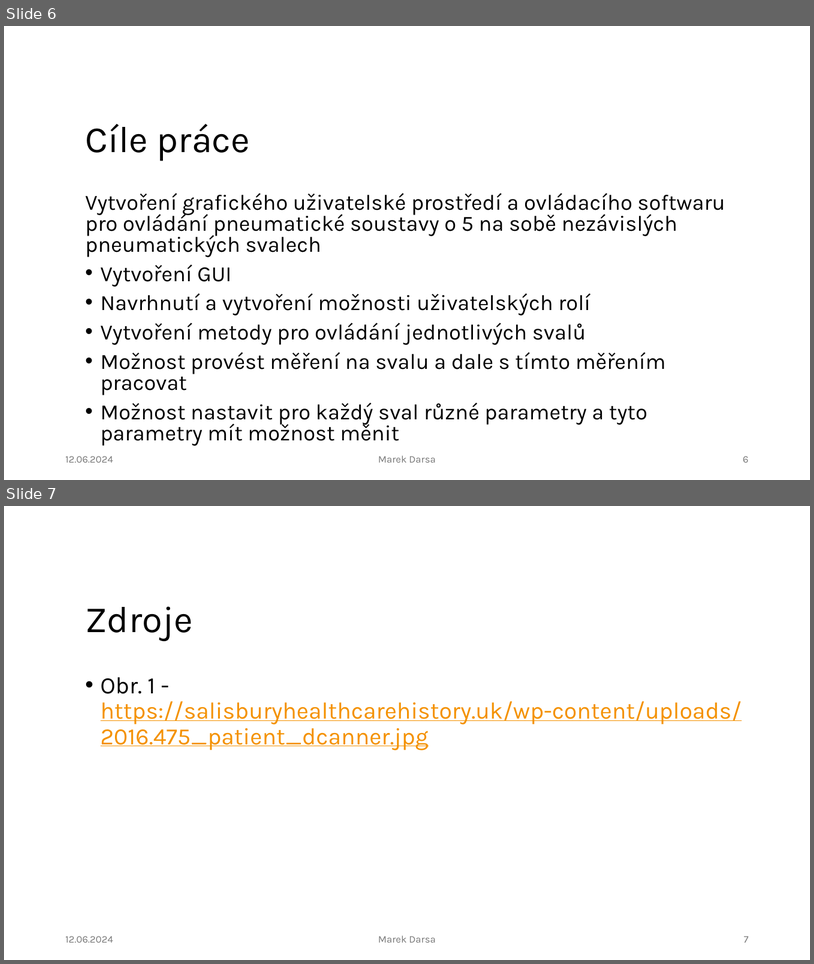
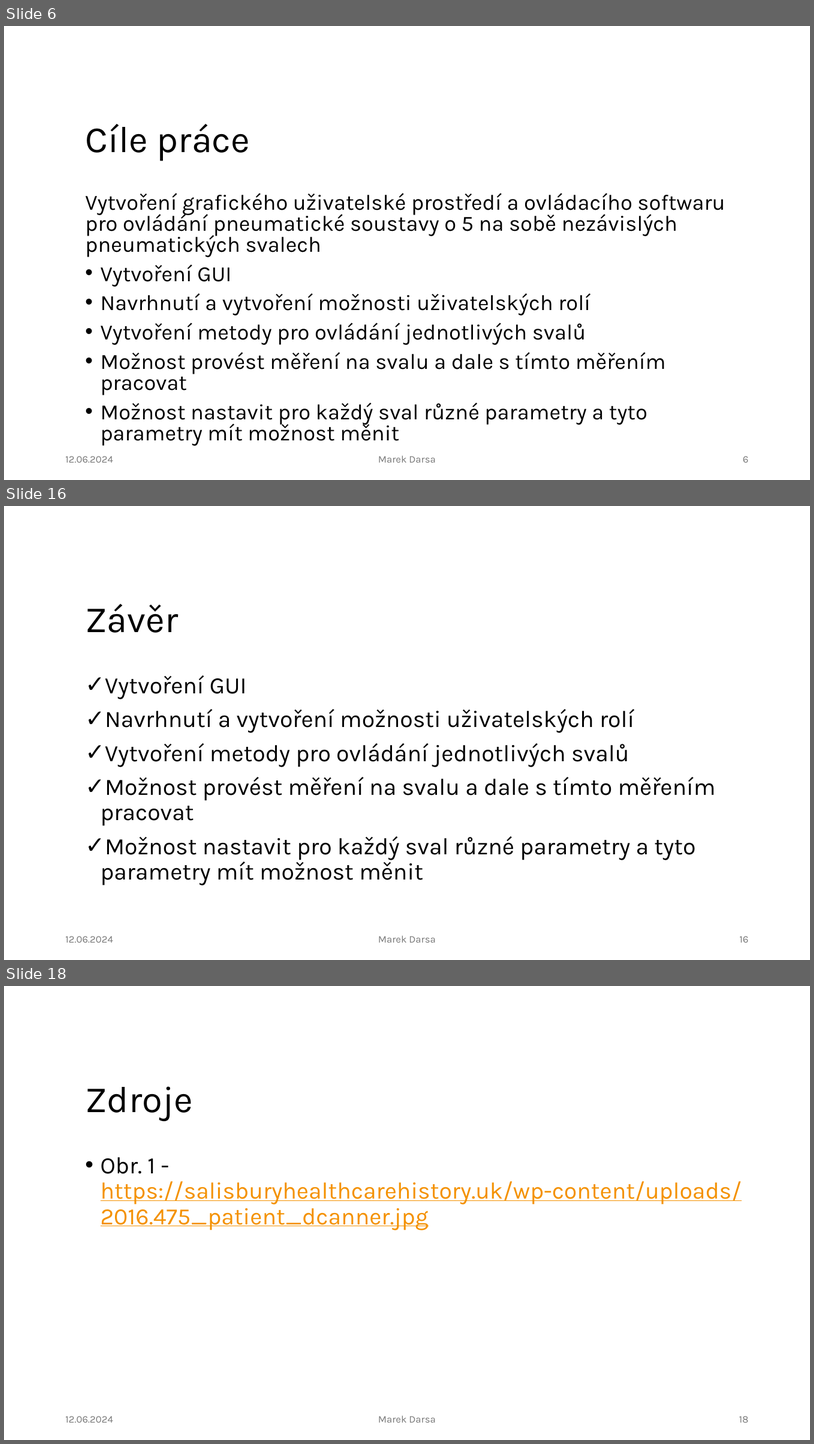
Before and after one commit to IronKnee22/Bakalarka, a slide deck: N_Obhajoba_darsamar.pptx. Shown one above the other, each under a label of ours: slides 6 and 7 before the commit, slides 6, 16 and 18 after it; the slides between them are not shown. The pictures are 814x964 and 814x1444 pixels, drawn with LibreOffice and Linux fonts; fonts in the diff are those of the drawing; background and template pictures are left out. Boxes give left, top, right and bottom in pixels: in the first picture for what was removed or moved away, otherwise in the second. Text is boxed around its words. In the diff, an @@ line names an element or a change of style, - is before the commit and + after.

```diff
--- a/N_Obhajoba_darsamar.pptx
+++ b/N_Obhajoba_darsamar.pptx
@@ slide 16 added at [4, 506, 810, 960], background #FFFFFF @@
@@ title added at [85, 604, 178, 633], 44 pt, text #000000 @@
+Závěr
@@ text added at [101, 675, 716, 885], 28 pt, text #000000 @@
+✓ Vytvoření GUI
+✓ Navrhnutí a vytvoření možnosti uživatelských rolí
+✓ Vytvoření metody pro ovládání jednotlivých svalů
+✓ Možnost provést měření na svalu a dale s tímto měřením pracovat
+✓ Možnost nastavit pro každý sval různé parametry a tyto parametry mít možnost měnit
@@ text added at [65, 936, 113, 942], 12 pt, text #797979 @@
+12.06.2024
@@ text added at [378, 935, 435, 942], 12 pt, text #797979 @@
+Marek Darsa
@@ page number added at [740, 936, 749, 942], 12 pt, text #797979 @@
+16
@@ what was slide 7 is now slide 18 @@
@@ page number at [740, 1416, 749, 1422]: text changed @@
-7
+18
```
Also in this commit, not shown: 10 other slides added, 5 other files.
